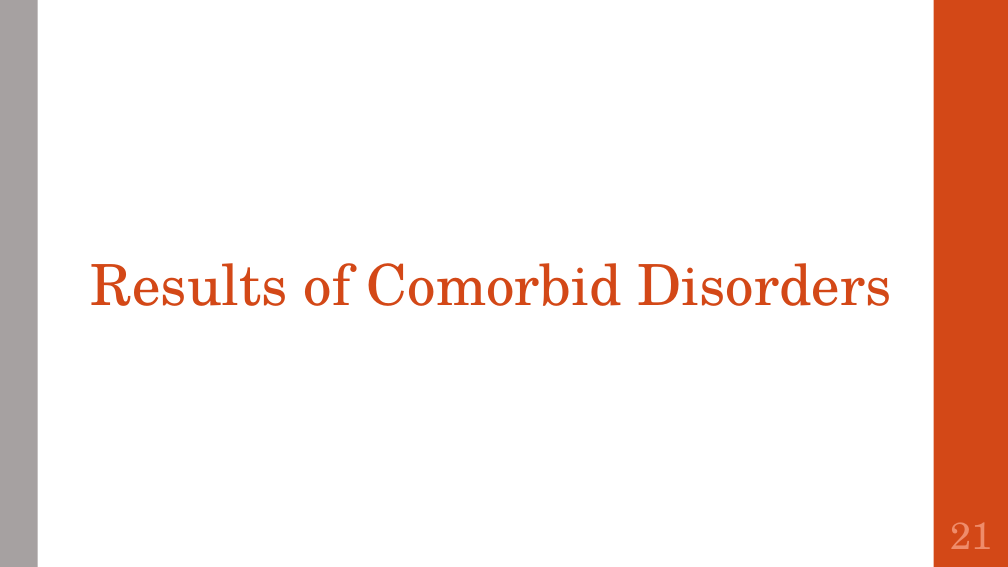
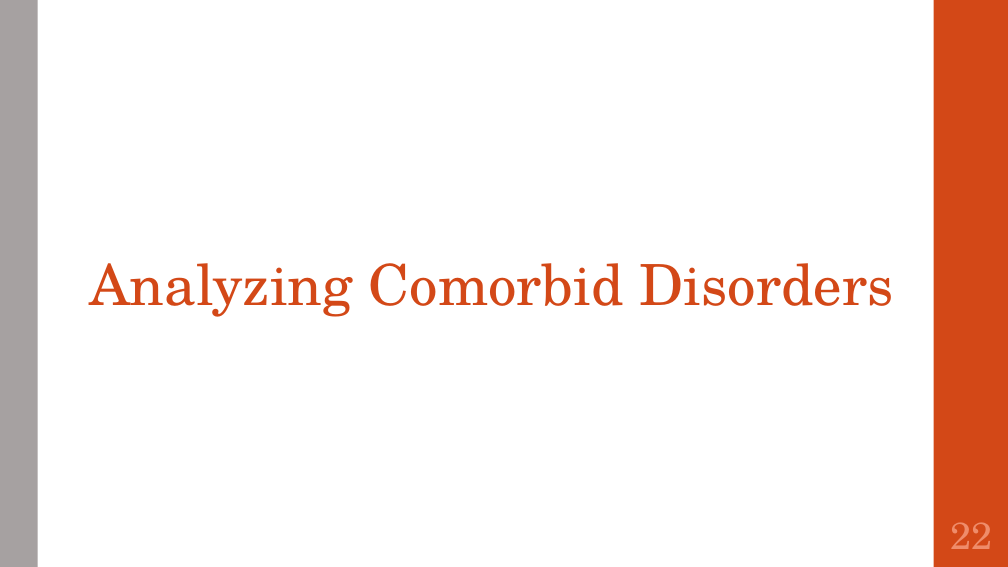
Before and after one commit to SirichandanaSambatur/CADDC, a slide deck: slide 22 of FinalReport.pptx (slide 21 before the commit). Drawn at 1008x567 pixels with LibreOffice and Linux fonts; fonts in the diff are those of the drawing. Boxes give left, top, right and bottom in pixels: in the first picture for what was removed or moved away, otherwise in the second. Text is boxed around its words. In the diff, an @@ line names an element or a change of style, - is before the commit and + after.

```diff
--- a/FinalReport.pptx
+++ b/FinalReport.pptx
@@ text at (x1=89, y1=263, x2=894, y2=317): text changed @@
-Results of Comorbid Disorders
+Analyzing Comorbid Disorders
@@ page number at (x1=950, y1=522, x2=992, y2=549): text changed @@
-21
+22
```
Also in this commit, not shown: 23 other slides changed, 3 slides added, 2 slides removed.
